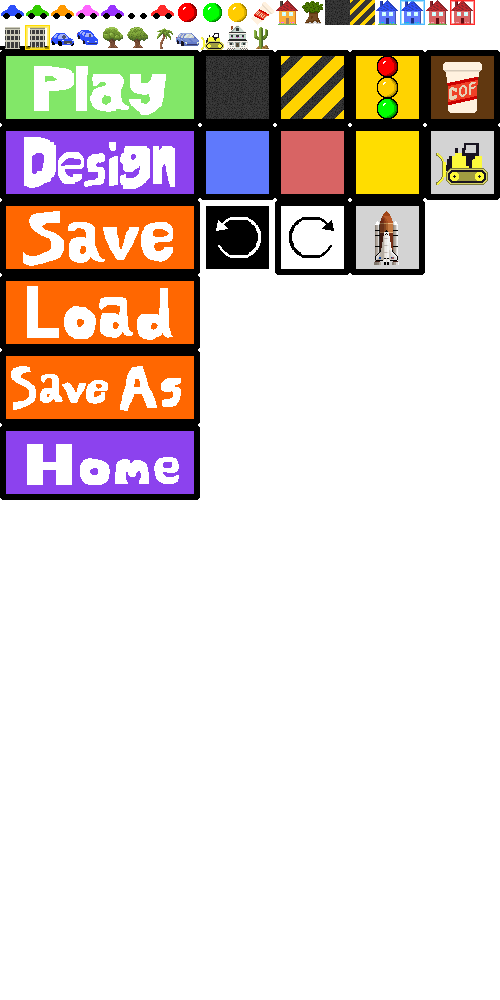
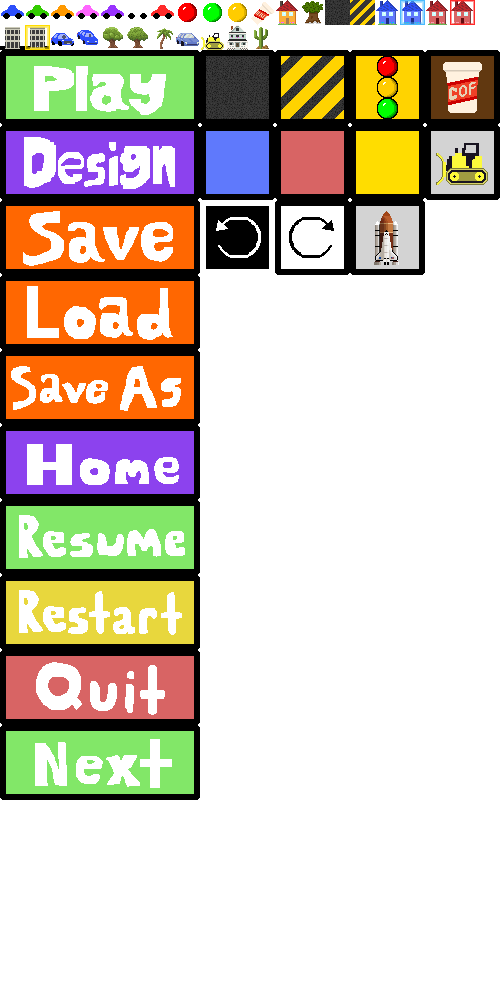
Layer changes from the first 500px x 1000px image to the second:
added layer "next level button" above "quit button" over box(0, 725, 200, 800)
added layer "quit button" above "restart button" over box(0, 650, 200, 725)
added layer "restart button" above "resume button" over box(0, 575, 200, 650)
added layer "resume button" above "eraser button" over box(0, 500, 200, 575)
painted on "player house outlined" over box(401, 1, 424, 24)
